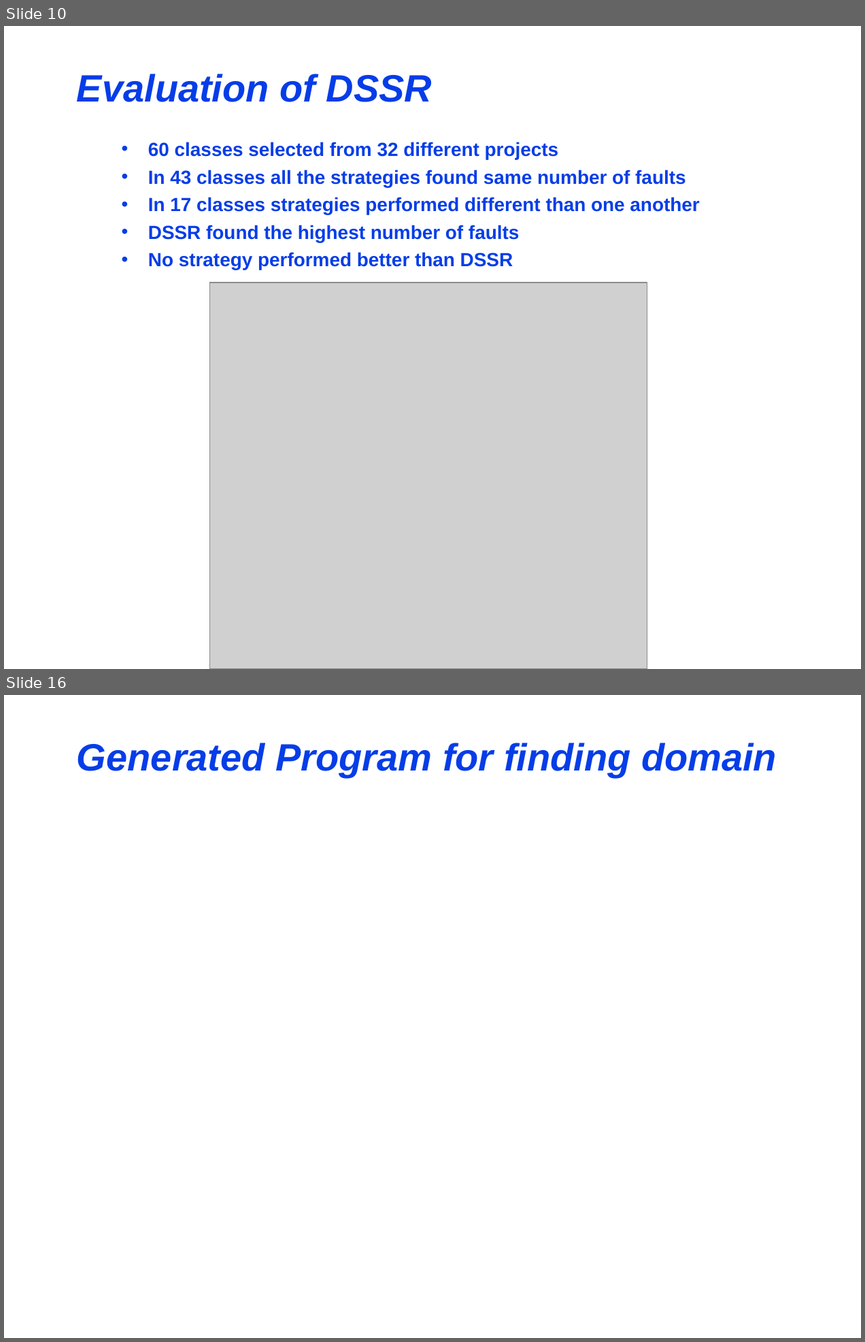
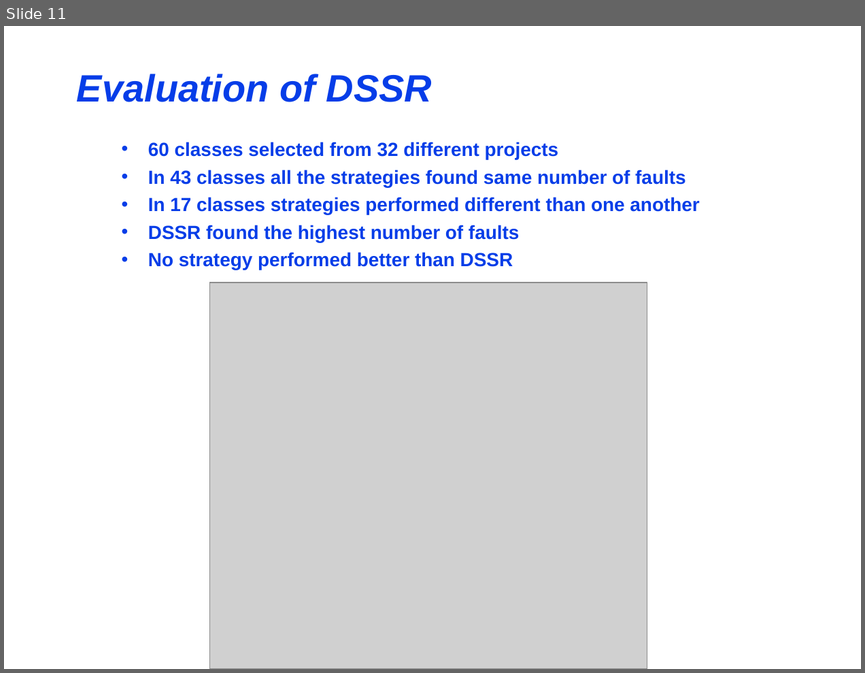
Before and after one commit to maochy/yeti-test, a slide deck: ThesisSeminar/ThesisSeminar.ppt. Shown one above the other, each under a label of ours: slides 10 and 16 before the commit, slide 11 after it; the slides between them are not shown. The pictures are 865x1342 and 865x673 pixels, drawn with LibreOffice and Linux fonts; fonts in the diff are those of the drawing; grey boxes stand for pictures. Boxes give left, top, right and bottom in pixels: in the first picture for what was removed or moved away, otherwise in the second. Text is boxed around its words. In the diff, an @@ line names an element or a change of style, - is before the commit and + after.

```diff
--- a/ThesisSeminar/ThesisSeminar.ppt
+++ b/ThesisSeminar/ThesisSeminar.ppt
@@ slide 16 removed at box(4, 695, 861, 1338), background #FFFFFF @@
@@ title removed at box(77, 743, 776, 778) @@
-Generated Program for finding domain
@@ what was slide 10 is now slide 11 @@
```
Also in this commit, not shown: 5 slides changed, 5 slides added, 6 other slides removed.
